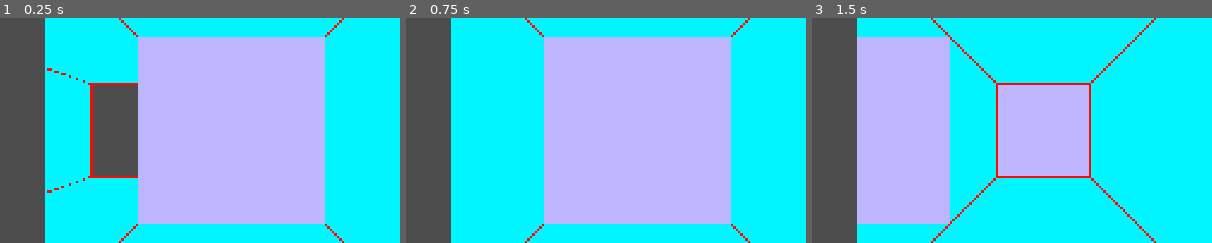
Above: before the commit, frames 1-3 (left to right).
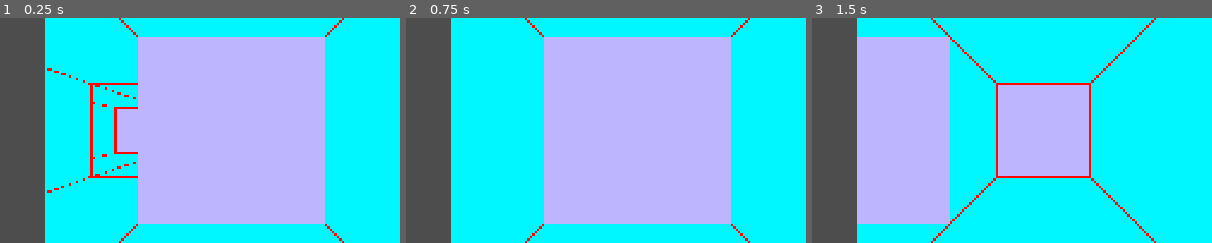
Above: after the commit, the same moments.

Repository: sym-z/arm-to-the-teeth
Game: Godot game, scene res://scenes/testing_level/testing_level.tscn
Two runs of this game, one before a commit and one after it. Both use one fixed random seed, a clock stepped at 60 frames per second and the inputs below. The project has no main scene, so this scene is started directly.
Inputs:
- Up to frame 1 (0.25 s): no input
- Up to frame 2 (0.75 s): tap Enter at 0.5 s; hold D (turn_right) from 0.53 s (still down)
- Up to frame 3 (1.5 s): tap Space at 1.25 s; release D (turn_right) at 1.28 s; hold S (move_back) from 1.28 s (still down)
The pictures show only the part of the screen within x 21-71%, y 25-75%; the shares and areas given below are measured in that part.

The runs differ from the first frame. In frame 1, 4.5% of the frame differs, in the area x 23-35%, y 29-71%; in frame 2, nothing differs; in frame 3, nothing differs.

Commit message:
frames loaded for d2

Diff:
--- a/src/prefabs/dungeon_viewport/dungeon_viewport.tscn
+++ b/src/prefabs/dungeon_viewport/dungeon_viewport.tscn
@@ -1,11 +1,404 @@
-[gd_scene load_steps=43 format=3 uid="uid://b5lskvgjumjn"]
+[gd_scene load_steps=103 format=3 uid="uid://b5lskvgjumjn"]
 
 [ext_resource type="Script" uid="uid://cdjdv4vrvn21b" path="res://prefabs/dungeon_viewport/dungeon_viewport.gd" id="1_x06gq"]
+[ext_resource type="Texture2D" uid="uid://w2eanj3ry2qn" path="res://assets/visual/prototype_renderer/d2_farthest_side.png" id="2_4saro"]
 [ext_resource type="Texture2D" uid="uid://8q8s7xhcky7r" path="res://assets/visual/prototype_renderer/d1_far_side.png" id="2_g0dob"]
 [ext_resource type="Texture2D" uid="uid://b1tak23qnm375" path="res://assets/visual/prototype_renderer/d0_side_v2.png" id="2_x06gq"]
+[ext_resource type="Texture2D" uid="uid://sjg0qnru1c26" path="res://assets/visual/prototype_renderer/d2_center.png" id="3_2325p"]
 [ext_resource type="Texture2D" uid="uid://dpcg7enn4gyon" path="res://assets/visual/prototype_renderer/d1_center.png" id="3_krg55"]
 [ext_resource type="Texture2D" uid="uid://b6fxor673oi5f" path="res://assets/visual/prototype_renderer/d0_center_v2.png" id="3_sishi"]
+[ext_resource type="Texture2D" uid="uid://crop653noayvo" path="res://assets/visual/prototype_renderer/d2_farther_center.png" id="3_ugiy4"]
 [ext_resource type="Texture2D" uid="uid://csflha2hpbi3f" path="res://assets/visual/prototype_renderer/d1_side.png" id="4_o1322"]
+[ext_resource type="Texture2D" uid="uid://o5fbcjle2xx3" path="res://assets/visual/prototype_renderer/d2_farther_side.png" id="4_ugiy4"]
+[ext_resource type="Texture2D" uid="uid://beuabijdjaxqw" path="res://assets/visual/prototype_renderer/d2_far_center.png" id="5_erokt"]
+[ext_resource type="Texture2D" uid="uid://bbpfyffbot6p7" path="res://assets/visual/prototype_renderer/d2_far_side.png" id="5_i3d71"]
+[ext_resource type="Texture2D" uid="uid://drdm7bjxyj6cq" path="res://assets/visual/prototype_renderer/d2_side.png" id="6_erokt"]
+
+[sub_resource type="AtlasTexture" id="AtlasTexture_kb4cg"]
+atlas = ExtResource("2_4saro")
+region = Rect2(0, 0, 56, 224)
+
+[sub_resource type="AtlasTexture" id="AtlasTexture_hwm0v"]
+atlas = ExtResource("2_4saro")
+region = Rect2(56, 0, 56, 224)
+
+[sub_resource type="AtlasTexture" id="AtlasTexture_e8g67"]
+atlas = ExtResource("2_4saro")
+region = Rect2(112, 0, 56, 224)
+
+[sub_resource type="SpriteFrames" id="SpriteFrames_2qty0"]
+animations = [{
+"frames": [{
+"duration": 1.0,
+"texture": SubResource("AtlasTexture_kb4cg")
+}, {
+"duration": 1.0,
+"texture": SubResource("AtlasTexture_hwm0v")
+}, {
+"duration": 1.0,
+"texture": SubResource("AtlasTexture_e8g67")
+}],
+"loop": true,
+"name": &"default",
+"speed": 5.0
+}]
+
+[sub_resource type="AtlasTexture" id="AtlasTexture_b4v8s"]
+atlas = ExtResource("3_ugiy4")
+region = Rect2(0, 0, 112, 224)
+
+[sub_resource type="AtlasTexture" id="AtlasTexture_7u1fj"]
+atlas = ExtResource("3_ugiy4")
+region = Rect2(112, 0, 112, 224)
+
+[sub_resource type="SpriteFrames" id="SpriteFrames_r04a5"]
+animations = [{
+"frames": [{
+"duration": 1.0,
+"texture": SubResource("AtlasTexture_b4v8s")
+}, {
+"duration": 1.0,
+"texture": SubResource("AtlasTexture_7u1fj")
+}],
+"loop": true,
+"name": &"default",
+"speed": 5.0
+}]
+
+[sub_resource type="AtlasTexture" id="AtlasTexture_rqcx1"]
+atlas = ExtResource("4_ugiy4")
+region = Rect2(0, 0, 56, 224)
+
+[sub_resource type="AtlasTexture" id="AtlasTexture_nhoon"]
+atlas = ExtResource("4_ugiy4")
+region = Rect2(56, 0, 56, 224)
+
+[sub_resource type="AtlasTexture" id="AtlasTexture_6b30m"]
+atlas = ExtResource("4_ugiy4")
+region = Rect2(112, 0, 56, 224)
+
+[sub_resource type="SpriteFrames" id="SpriteFrames_t381n"]
+animations = [{
+"frames": [{
+"duration": 1.0,
+"texture": SubResource("AtlasTexture_rqcx1")
+}, {
+"duration": 1.0,
+"texture": SubResource("AtlasTexture_nhoon")
+}, {
+"duration": 1.0,
+"texture": SubResource("AtlasTexture_6b30m")
+}],
+"loop": true,
+"name": &"default",
+"speed": 5.0
+}]
+
+[sub_resource type="AtlasTexture" id="AtlasTexture_t381n"]
+atlas = ExtResource("5_erokt")
+region = Rect2(0, 0, 112, 224)
+
+[sub_resource type="AtlasTexture" id="AtlasTexture_1mr3q"]
+atlas = ExtResource("5_erokt")
+region = Rect2(112, 0, 112, 224)
+
+[sub_resource type="SpriteFrames" id="SpriteFrames_ruofl"]
+animations = [{
+"frames": [{
+"duration": 1.0,
+"texture": SubResource("AtlasTexture_t381n")
+}, {
+"duration": 1.0,
+"texture": SubResource("AtlasTexture_1mr3q")
+}],
+"loop": true,
+"name": &"default",
+"speed": 5.0
+}]
+
+[sub_resource type="AtlasTexture" id="AtlasTexture_3pbmv"]
+atlas = ExtResource("5_i3d71")
+region = Rect2(0, 0, 56, 224)
+
+[sub_resource type="AtlasTexture" id="AtlasTexture_v0swb"]
+atlas = ExtResource("5_i3d71")
+region = Rect2(56, 0, 56, 224)
+
+[sub_resource type="AtlasTexture" id="AtlasTexture_oulyq"]
+atlas = ExtResource("5_i3d71")
+region = Rect2(112, 0, 56, 224)
+
+[sub_resource type="SpriteFrames" id="SpriteFrames_i4kcg"]
+animations = [{
+"frames": [{
+"duration": 1.0,
+"texture": SubResource("AtlasTexture_3pbmv")
+}, {
+"duration": 1.0,
+"texture": SubResource("AtlasTexture_v0swb")
+}, {
+"duration": 1.0,
+"texture": SubResource("AtlasTexture_oulyq")
+}],
+"loop": true,
+"name": &"default",
+"speed": 5.0
+}]
+
+[sub_resource type="AtlasTexture" id="AtlasTexture_iho6k"]
+atlas = ExtResource("3_2325p")
+region = Rect2(0, 0, 112, 224)
+
+[sub_resource type="AtlasTexture" id="AtlasTexture_86m2n"]
+atlas = ExtResource("3_2325p")
+region = Rect2(112, 0, 112, 224)
+
+[sub_resource type="SpriteFrames" id="SpriteFrames_v4nab"]
+animations = [{
+"frames": [{
+"duration": 1.0,
+"texture": SubResource("AtlasTexture_iho6k")
+}, {
+"duration": 1.0,
+"texture": SubResource("AtlasTexture_86m2n")
+}],
+"loop": true,
+"name": &"default",
+"speed": 5.0
+}]
+
+[sub_resource type="AtlasTexture" id="AtlasTexture_mk7yt"]
+atlas = ExtResource("6_erokt")
+region = Rect2(0, 0, 56, 224)
+
+[sub_resource type="AtlasTexture" id="AtlasTexture_tdfr2"]
+atlas = ExtResource("6_erokt")
+region = Rect2(56, 0, 56, 224)
+
+[sub_resource type="AtlasTexture" id="AtlasTexture_mk8md"]
+atlas = ExtResource("6_erokt")
+region = Rect2(112, 0, 56, 224)
+
+[sub_resource type="SpriteFrames" id="SpriteFrames_74po6"]
+animations = [{
+"frames": [{
+"duration": 1.0,
+"texture": SubResource("AtlasTexture_mk7yt")
+}, {
+"duration": 1.0,
+"texture": SubResource("AtlasTexture_tdfr2")
+}, {
+"duration": 1.0,
+"texture": SubResource("AtlasTexture_mk8md")
+}],
+"loop": true,
+"name": &"default",
+"speed": 5.0
+}]
+
+[sub_resource type="AtlasTexture" id="AtlasTexture_oxp78"]
+atlas = ExtResource("3_2325p")
+region = Rect2(0, 0, 112, 224)
+
+[sub_resource type="AtlasTexture" id="AtlasTexture_00k3y"]
+atlas = ExtResource("3_2325p")
+region = Rect2(112, 0, 112, 224)
+
+[sub_resource type="SpriteFrames" id="SpriteFrames_nppqe"]
+animations = [{
+"frames": [{
+"duration": 1.0,
+"texture": SubResource("AtlasTexture_oxp78")
+}, {
+"duration": 1.0,
+"texture": SubResource("AtlasTexture_00k3y")
+}],
+"loop": true,
+"name": &"default",
+"speed": 5.0
+}]
+
+[sub_resource type="AtlasTexture" id="AtlasTexture_c3i00"]
+atlas = ExtResource("3_2325p")
+region = Rect2(0, 0, 112, 224)
+
+[sub_resource type="AtlasTexture" id="AtlasTexture_ole6a"]
+atlas = ExtResource("3_2325p")
+region = Rect2(112, 0, 112, 224)
+
+[sub_resource type="SpriteFrames" id="SpriteFrames_hys4q"]
+animations = [{
+"frames": [{
+"duration": 1.0,
+"texture": SubResource("AtlasTexture_c3i00")
+}, {
+"duration": 1.0,
+"texture": SubResource("AtlasTexture_ole6a")
+}],
+"loop": true,
+"name": &"default",
+"speed": 5.0
+}]
+
+[sub_resource type="AtlasTexture" id="AtlasTexture_tms1j"]
+atlas = ExtResource("6_erokt")
+region = Rect2(0, 0, 56, 224)
+
+[sub_resource type="AtlasTexture" id="AtlasTexture_fmdd5"]
+atlas = ExtResource("6_erokt")
+region = Rect2(56, 0, 56, 224)
+
+[sub_resource type="AtlasTexture" id="AtlasTexture_notj5"]
+atlas = ExtResource("6_erokt")
+region = Rect2(112, 0, 56, 224)
+
+[sub_resource type="SpriteFrames" id="SpriteFrames_fpch3"]
+animations = [{
+"frames": [{
+"duration": 1.0,
+"texture": SubResource("AtlasTexture_tms1j")
+}, {
+"duration": 1.0,
+"texture": SubResource("AtlasTexture_fmdd5")
+}, {
+"duration": 1.0,
+"texture": SubResource("AtlasTexture_notj5")
+}],
+"loop": true,
+"name": &"default",
+"speed": 5.0
+}]
+
+[sub_resource type="AtlasTexture" id="AtlasTexture_2ixhj"]
+atlas = ExtResource("5_erokt")
+region = Rect2(0, 0, 112, 224)
+
+[sub_resource type="AtlasTexture" id="AtlasTexture_ruofl"]
+atlas = ExtResource("5_erokt")
+region = Rect2(112, 0, 112, 224)
+
+[sub_resource type="SpriteFrames" id="SpriteFrames_dyxka"]
+animations = [{
+"frames": [{
+"duration": 1.0,
+"texture": SubResource("AtlasTexture_2ixhj")
+}, {
+"duration": 1.0,
+"texture": SubResource("AtlasTexture_ruofl")
+}],
+"loop": true,
+"name": &"default",
+"speed": 5.0
+}]
+
+[sub_resource type="AtlasTexture" id="AtlasTexture_81ad4"]
+atlas = ExtResource("5_i3d71")
+region = Rect2(0, 0, 56, 224)
+
+[sub_resource type="AtlasTexture" id="AtlasTexture_u3n7r"]
+atlas = ExtResource("5_i3d71")
+region = Rect2(56, 0, 56, 224)
+
+[sub_resource type="AtlasTexture" id="AtlasTexture_ptq6m"]
+atlas = ExtResource("5_i3d71")
+region = Rect2(112, 0, 56, 224)
+
+[sub_resource type="SpriteFrames" id="SpriteFrames_n2srb"]
+animations = [{
+"frames": [{
+"duration": 1.0,
+"texture": SubResource("AtlasTexture_81ad4")
+}, {
+"duration": 1.0,
+"texture": SubResource("AtlasTexture_u3n7r")
+}, {
+"duration": 1.0,
+"texture": SubResource("AtlasTexture_ptq6m")
+}],
+"loop": true,
+"name": &"default",
+"speed": 5.0
+}]
+
+[sub_resource type="AtlasTexture" id="AtlasTexture_i4kcg"]
+atlas = ExtResource("3_ugiy4")
+region = Rect2(0, 0, 112, 224)
+
+[sub_resource type="AtlasTexture" id="AtlasTexture_v4nab"]
+atlas = ExtResource("3_ugiy4")
+region = Rect2(112, 0, 112, 224)
+
+[sub_resource type="SpriteFrames" id="SpriteFrames_3gdbf"]
+animations = [{
+"frames": [{
+"duration": 1.0,
+"texture": SubResource("AtlasTexture_i4kcg")
+}, {
+"duration": 1.0,
+"texture": SubResource("AtlasTexture_v4nab")
+}],
+"loop": true,
+"name": &"default",
+"speed": 5.0
+}]
+
+[sub_resource type="AtlasTexture" id="AtlasTexture_l75dw"]
+atlas = ExtResource("4_ugiy4")
+region = Rect2(0, 0, 56, 224)
+
+[sub_resource type="AtlasTexture" id="AtlasTexture_b80o7"]
+atlas = ExtResource("4_ugiy4")
+region = Rect2(56, 0, 56, 224)
+
+[sub_resource type="AtlasTexture" id="AtlasTexture_gv4ay"]
+atlas = ExtResource("4_ugiy4")
+region = Rect2(112, 0, 56, 224)
+
+[sub_resource type="SpriteFrames" id="SpriteFrames_yjh2r"]
+animations = [{
+"frames": [{
+"duration": 1.0,
+"texture": SubResource("AtlasTexture_l75dw")
+}, {
+"duration": 1.0,
+"texture": SubResource("AtlasTexture_b80o7")
+}, {
+"duration": 1.0,
+"texture": SubResource("AtlasTexture_gv4ay")
+}],
+"loop": true,
+"name": &"default",
+"speed": 5.0
+}]
+
+[sub_resource type="AtlasTexture" id="AtlasTexture_blei6"]
+atlas = ExtResource("2_4saro")
+region = Rect2(0, 0, 56, 224)
+
+[sub_resource type="AtlasTexture" id="AtlasTexture_bu2mi"]
+atlas = ExtResource("2_4saro")
+region = Rect2(56, 0, 56, 224)
+
+[sub_resource type="AtlasTexture" id="AtlasTexture_4qr78"]
+atlas = ExtResource("2_4saro")
+region = Rect2(112, 0, 56, 224)
+
+[sub_resource type="SpriteFrames" id="SpriteFrames_1u8wi"]
+animations = [{
+"frames": [{
+"duration": 1.0,
+"texture": SubResource("AtlasTexture_blei6")
+}, {
+"duration": 1.0,
+"texture": SubResource("AtlasTexture_bu2mi")
+}, {
+"duration": 1.0,
+"texture": SubResource("AtlasTexture_4qr78")
+}],
+"loop": true,
+"name": &"default",
+"speed": 5.0
+}]
 
 [sub_resource type="AtlasTexture" id="AtlasTexture_ugiy4"]
 atlas = ExtResource("2_g0dob")
@@ -282,6 +675,74 @@
 d1_right = NodePath("Distance 1/Right Wall")
 d1_f_right = NodePath("Distance 1/Far Right Wall")
 
+[node name="Distance 2" type="Node2D" parent="."]
+
+[node name="Farthest Left Wall" type="AnimatedSprite2D" parent="Distance 2"]
+position = Vector2(540, 540)
+sprite_frames = SubResource("SpriteFrames_2qty0")
+
+[node name="Farther Left Center Wall" type="AnimatedSprite2D" parent="Distance 2"]
+position = Vector2(624, 540)
+sprite_frames = SubResource("SpriteFrames_r04a5")
+
+[node name="Farther Left Wall" type="AnimatedSprite2D" parent="Distance 2"]
+position = Vector2(652, 540)
+sprite_frames = SubResource("SpriteFrames_t381n")
+
+[node name="Far Left Center Wall" type="AnimatedSprite2D" parent="Distance 2"]
+position = Vector2(736, 540)
+sprite_frames = SubResource("SpriteFrames_ruofl")
+
+[node name="Far Left Wall" type="AnimatedSprite2D" parent="Distance 2"]
+position = Vector2(764, 540)
+sprite_frames = SubResource("SpriteFrames_i4kcg")
+
+[node name="Left Center Wall" type="AnimatedSprite2D" parent="Distance 2"]
+position = Vector2(848, 540)
+sprite_frames = SubResource("SpriteFrames_v4nab")
+
+[node name="Left Wall" type="AnimatedSprite2D" parent="Distance 2"]
+position = Vector2(876, 540)
+sprite_frames = SubResource("SpriteFrames_74po6")
+
+[node name="Center Wall" type="AnimatedSprite2D" parent="Distance 2"]
+position = Vector2(960, 540)
+sprite_frames = SubResource("SpriteFrames_nppqe")
+
+[node name="Right Center Wall" type="AnimatedSprite2D" parent="Distance 2"]
+position = Vector2(1072, 540)
+sprite_frames = SubResource("SpriteFrames_hys4q")
+
+[node name="Right Wall" type="AnimatedSprite2D" parent="Distance 2"]
+position = Vector2(1044, 540)
+sprite_frames = SubResource("SpriteFrames_fpch3")
+flip_h = true
+
+[node name="Far Right Center Wall" type="AnimatedSprite2D" parent="Distance 2"]
+position = Vector2(1184, 540)
+sprite_frames = SubResource("SpriteFrames_dyxka")
+flip_h = true
+
+[node name="Far Right Wall" type="AnimatedSprite2D" parent="Distance 2"]
+position = Vector2(1156, 540)
+sprite_frames = SubResource("SpriteFrames_n2srb")
+flip_h = true
+
+[node name="Farther Right Center Wall" type="AnimatedSprite2D" parent="Distance 2"]
+position = Vector2(1296, 540)
+sprite_frames = SubResource("SpriteFrames_3gdbf")
+flip_h = true
+
+[node name="Farther Right Wall" type="AnimatedSprite2D" parent="Distance 2"]
+position = Vector2(1268, 540)
+sprite_frames = SubResource("SpriteFrames_yjh2r")
+flip_h = true
+
+[node name="Farthest Right Wall" type="AnimatedSprite2D" parent="Distance 2"]
+position = Vector2(1380, 540)
+sprite_frames = SubResource("SpriteFrames_1u8wi")
+flip_h = true
+
 [node name="Distance 1" type="Node2D" parent="."]
 
 [node name="Far Left Wall" type="AnimatedSprite2D" parent="Distance 1"]
Binary file added: src/assets/visual/prototype_renderer/d2_center.ase
Binary file added: src/assets/visual/prototype_renderer/d2_center.png
Not shown, added: src/assets/visual/prototype_renderer/d2_center.png.import
Binary file added: src/assets/visual/prototype_renderer/d2_far_center.ase
Binary file added: src/assets/visual/prototype_renderer/d2_far_center.png
Not shown, added: src/assets/visual/prototype_renderer/d2_far_center.png.import
Binary file added: src/assets/visual/prototype_renderer/d2_far_side.ase
Binary file added: src/assets/visual/prototype_renderer/d2_far_side.png
Not shown, added: src/assets/visual/prototype_renderer/d2_far_side.png.import
Binary file added: src/assets/visual/prototype_renderer/d2_farther_center.ase
Binary file added: src/assets/visual/prototype_renderer/d2_farther_center.png
Not shown, added: src/assets/visual/prototype_renderer/d2_farther_center.png.import
(and 11 more such lines)
